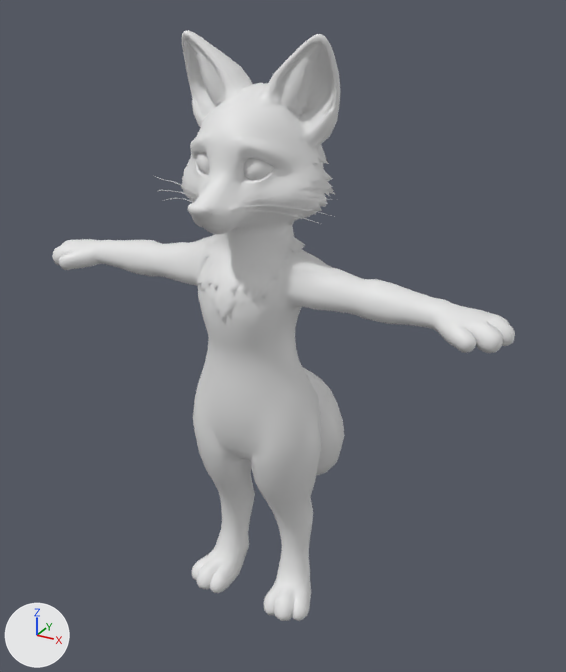
The FBX model assets/models/fox/tripo-p2/fox.fbx: old version first, new version second.
Rendered twice from a camera (50 mm lens) standing at (0.62, -1.095, 1.052) and looking at (0.013, 0.008, 0.501). Lighting does not change. The marker at lower left points along +X, +Y and +Z. The older version comes first.

The first picture shows 'tripo_node_54dbc604'.
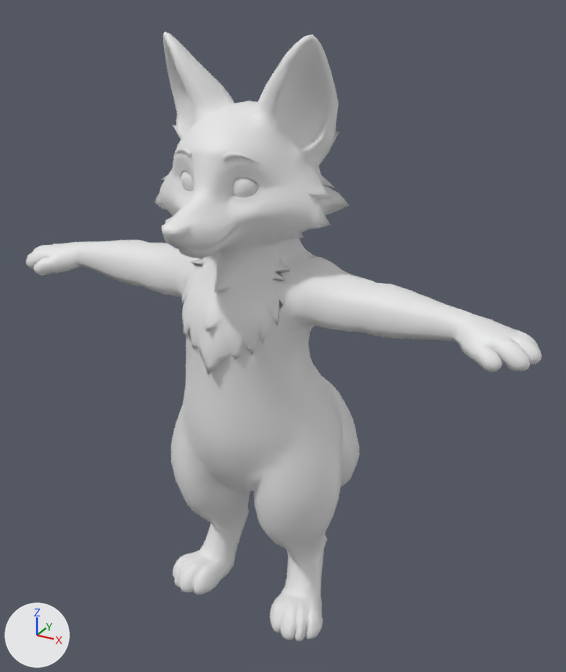
Commit message: feat(models): replace the Tripo fox source with the new mesh

Edits to the bpy script that builds the scene:
```text
Change me_tripo_mesh_54dbc604:
    used by ob_tripo_node_54dbc604; location = (0.0, 0.0, 0.0)
    remove me_tripo_mesh_54dbc604.from_pydata(...)  # 3738 vertices, 4423 faces; spans x -0.42..0.42, y -0.221..0.221, z 0.0..1.0
    add me_tripo_mesh_54dbc604.from_pydata(...)  # 3264 vertices, 3778 faces; spans x -0.464..0.464, y -0.286..0.286, z 0.0..1.0
    me_tripo_mesh_54dbc604 part 1: the loose piece of 3568 vertices spanning x -0.42..0.42, y -0.221..0.221, z 0.0..1.0 is rebuilt with 2943 vertices and now spans x -0.464..0.464, y -0.286..0.069, z 0.0..1.0
    me_tripo_mesh_54dbc604 part 2: a new loose piece of 152 vertices spanning x -0.085..0.085, y 0.031..0.286, z 0.038..0.412, in mat_tripo_mat_54dbc604 (its picture is missing)
    me_tripo_mesh_54dbc604 part 3: a new loose piece of 61 vertices spanning x -0.073..-0.02, y -0.168..-0.136, z 0.772..0.825, in mat_tripo_mat_54dbc604 (its picture is missing)
    me_tripo_mesh_54dbc604 part 4: a new loose piece of 61 vertices spanning x 0.008..0.06, y -0.167..-0.134, z 0.772..0.826, in mat_tripo_mat_54dbc604 (its picture is missing)
    me_tripo_mesh_54dbc604 part 5: the loose piece of 52 vertices spanning x -0.065..-0.013, y -0.136..-0.087, z 0.795..0.844 is deleted
    me_tripo_mesh_54dbc604 part 6: the loose piece of 52 vertices spanning x 0.013..0.065, y -0.136..-0.087, z 0.795..0.844 is deleted
    me_tripo_mesh_54dbc604 part 7: the loose piece of 11 vertices spanning x 0.035..0.146, y -0.158..-0.107, z 0.746..0.767 is deleted
    me_tripo_mesh_54dbc604 part 8
    44 vertices are removed from x -0.163..0.163, y -0.158..-0.102, z 0.759..0.788
    20 faces are deleted
    other edits to the shape of me_tripo_mesh_54dbc604 do not show in these pictures
```

What differs and where, as boxes [x1, y1, x2, y2] in the pictures (566 x 672 px):
'tripo_node_54dbc604', reshaped (11% wider): before [52, 30, 515, 621]; after [26, 32, 542, 641]
part 1 of me_tripo_mesh_54dbc604, rebuilt (11% wider): before [52, 30, 515, 621]; after [26, 32, 542, 641]
part 2 of me_tripo_mesh_54dbc604, added: after [323, 377, 359, 486]
part 3 of me_tripo_mesh_54dbc604, added: after [181, 172, 194, 191]
part 4 of me_tripo_mesh_54dbc604, added: after [232, 178, 259, 198]
part 5 of me_tripo_mesh_54dbc604, deleted (mostly hidden): before [196, 153, 210, 174]
part 6 of me_tripo_mesh_54dbc604, deleted: before [243, 158, 274, 180]
part 7 of me_tripo_mesh_54dbc604, deleted: before [245, 210, 321, 224]
part 8 of me_tripo_mesh_54dbc604, deleted: before [157, 177, 335, 217]
